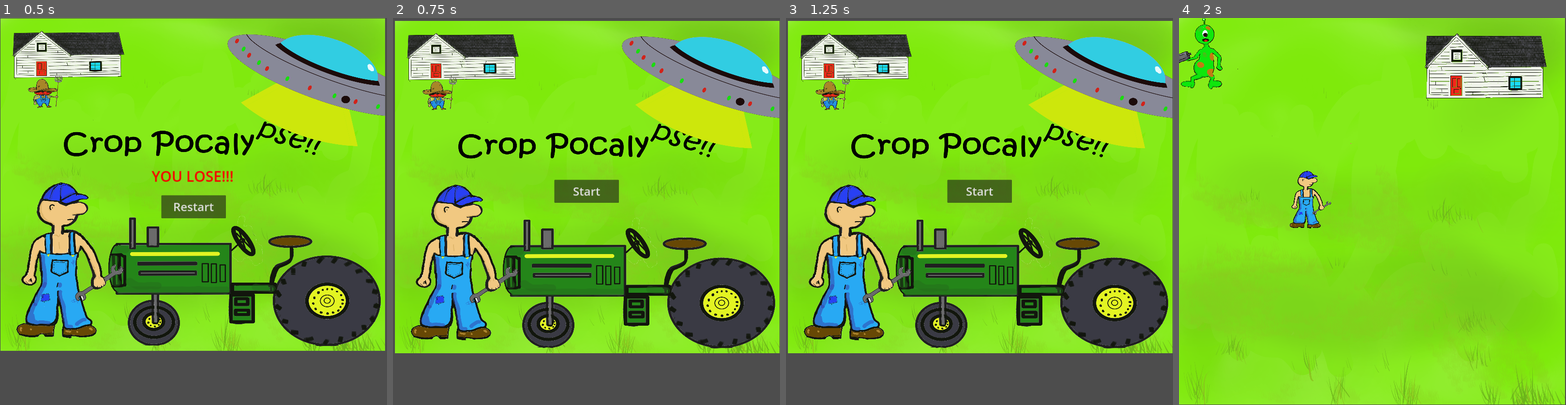
Above: before the commit, frames 1-4 (left to right).
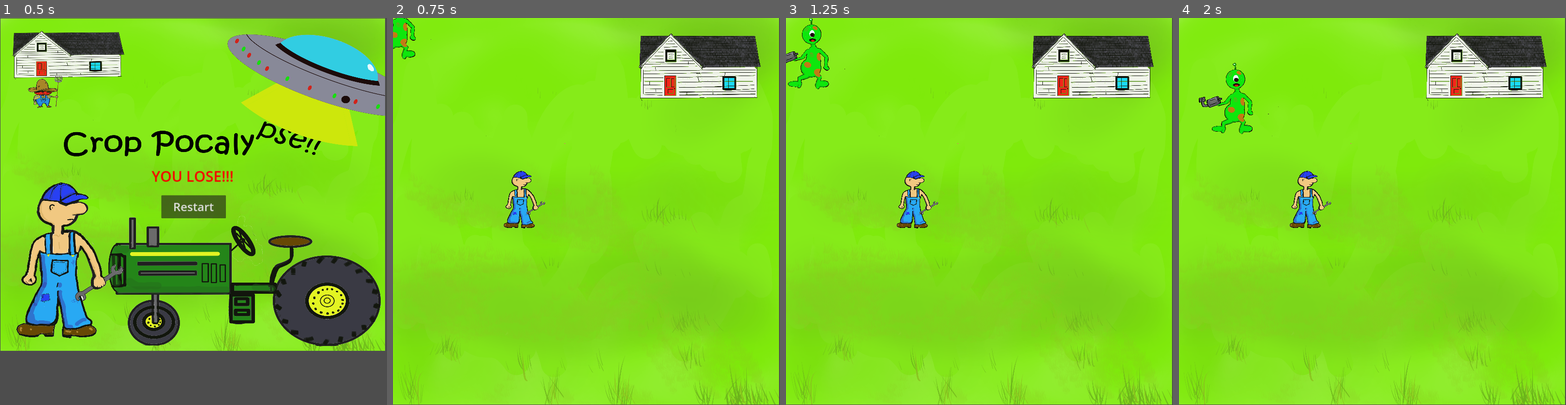
Above: after the commit, the same moments.

Repository: amychen108/crop-pocalypse
Game: Godot game, scene res://YouLose.tscn
Same seed, same stepped clock (60 frames per second), same inputs: the game is played once before the commit and once after it. The project has no main scene, so this scene is started directly.
Inputs (mouse positions are in pixels of both pictures, inside the frame that each line leads up to):
- Up to frame 1 (0.5 s): no input
- Up to frame 2 (0.75 s): click "Restart" at 0.5 s
- Up to frame 3 (1.25 s): no input
- Up to frame 4 (2 s): click (1372, 192) at 1.25 s, where only the run before the commit has a clickable "Start"

Frame 1 is identical in both runs. In frame 2, 48% of the frame differs, in the area x 0-100%, y 0-100%; in frame 3, 48%; in frame 4, 1.8%.

Commit message:
changing to level1

Diff:
--- a/src/view/ButtonWin.gd
+++ b/src/view/ButtonWin.gd
@@ -10,4 +10,4 @@
 # Called when the button is clicked
 func _pressed():
 	# Change to the Level1 scene
-	scene_tree.change_scene_to_file("res://OpenScreen.tscn")
+	scene_tree.change_scene_to_file("res://Level1.tscn")
--- a/src/view/RestartButton.gd
+++ b/src/view/RestartButton.gd
@@ -10,4 +10,4 @@
 # Called when the button is clicked
 func _pressed():
 	# Change to the Level1 scene
-	scene_tree.change_scene_to_file("res://OpenScreen.tscn")
+	scene_tree.change_scene_to_file("res://Level1.tscn")
